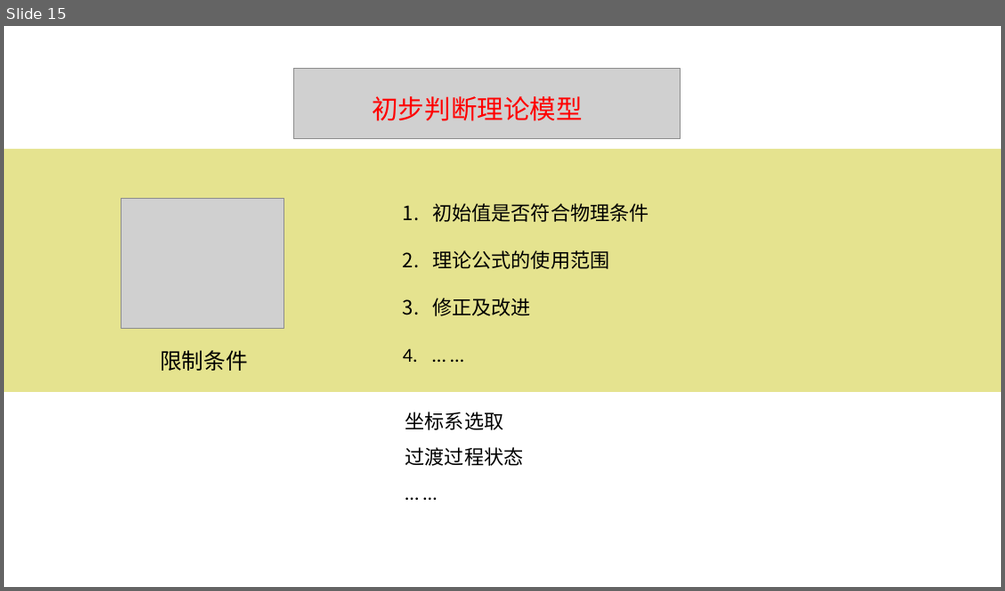
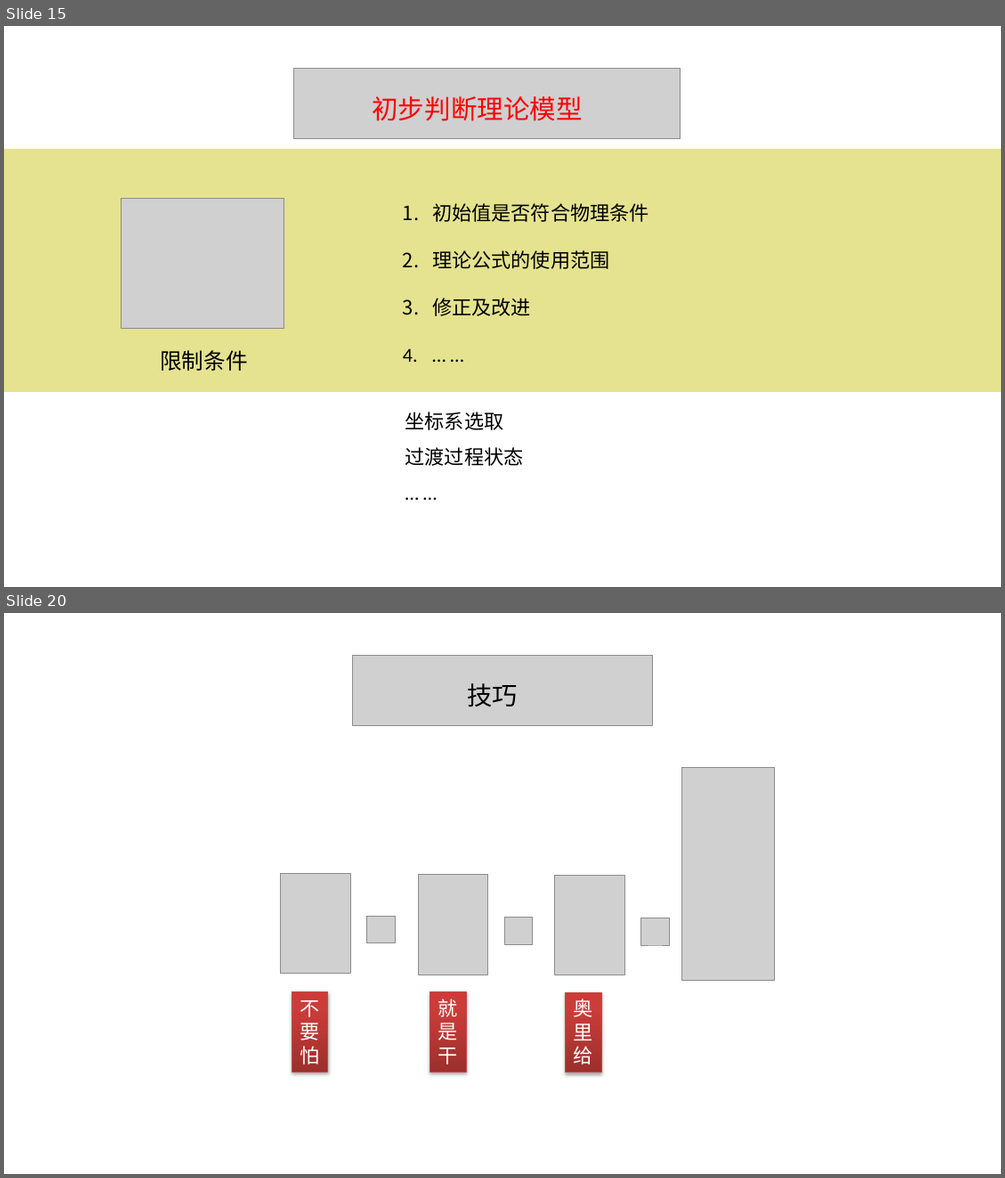
Before and after one commit to sybcfq100/MatlabForGit, a slide deck: 物理实验技能.pptx. Shown one above the other, each under a label of ours: slide 15 before the commit, slides 15 and 20 after it; the slides between them are not shown. The pictures are 1005x591 and 1005x1178 pixels, drawn with LibreOffice and Linux fonts; fonts in the diff are those of the drawing; grey boxes stand for pictures. Boxes give left, top, right and bottom in pixels: in the first picture for what was removed or moved away, otherwise in the second. Text is boxed around its words. In the diff, an @@ line names an element or a change of style, - is before the commit and + after.

```diff
--- a/物理实验技能.pptx
+++ b/物理实验技能.pptx
@@ slide 20 added at (4, 613, 1001, 1174), background #FFFFFF @@
@@ picture added at (353, 655, 652, 726) @@
@@ text added at (467, 683, 518, 706), 23 pt, text #000000 @@
+技巧
@@ picture added at (682, 768, 775, 981) @@
@@ picture added at (280, 873, 350, 973) @@
@@ picture added at (418, 874, 488, 974) @@
@@ picture added at (554, 875, 624, 975) @@
@@ picture added at (367, 916, 395, 942) @@
@@ picture added at (505, 917, 534, 944) @@
@@ picture added at (641, 918, 670, 945) @@
@@ rectangle added at (291, 992, 327, 1072), fill gradient #9C2F2D to #CB3E3A to #CE3B37, outline #BF4C48 0.75 pt, 18 pt, text #FFFFFF @@
+不
+要
+怕
@@ rectangle added at (429, 992, 465, 1072), fill gradient #9C2F2D to #CB3E3A to #CE3B37, outline #BF4C48 0.75 pt, 18 pt, text #FFFFFF @@
+就
+是
+干
@@ rectangle added at (566, 992, 601, 1072), fill gradient #9C2F2D to #CB3E3A to #CE3B37, outline #BF4C48 0.75 pt, 18 pt, text #FFFFFF @@
+奥
+里
+给
```
Also in this commit, not shown: 2 slides changed, 3 other slides added, 10 slides removed.
